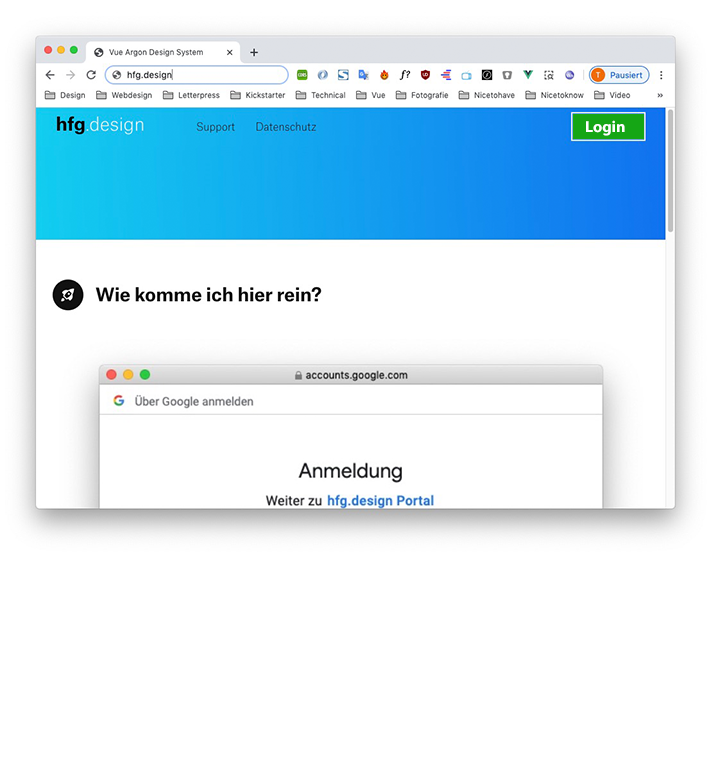
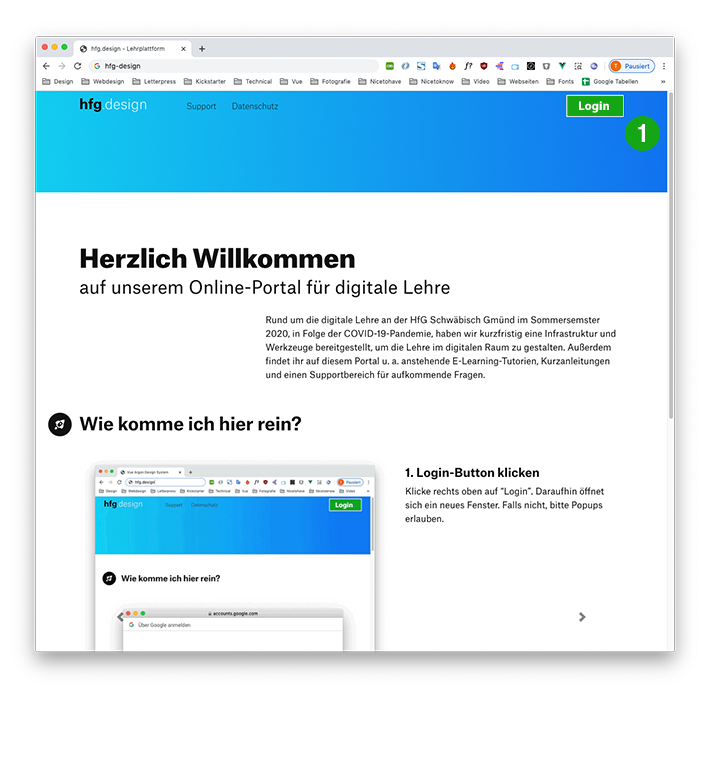
Before/after of a w=711, h=767 layered artwork. What changed in the layer stack:
painted on "Login" over [579, 101, 625, 136]
painted on "Rechteck 1" over [568, 96, 644, 139]
painted on "Rechteck 2" over [571, 97, 638, 135]
removed layer "getting-started-1" over [8, 20, 703, 556]
added layer "Vektor-Smartobjekt" above "Bildschirmfoto 2020-04-16 um 00.15.33" over [625, 116, 660, 151]
added layer "Bildschirmfoto 2020-04-16 um 00.15.33" above "Ebene 1" over [12, 21, 698, 682]
